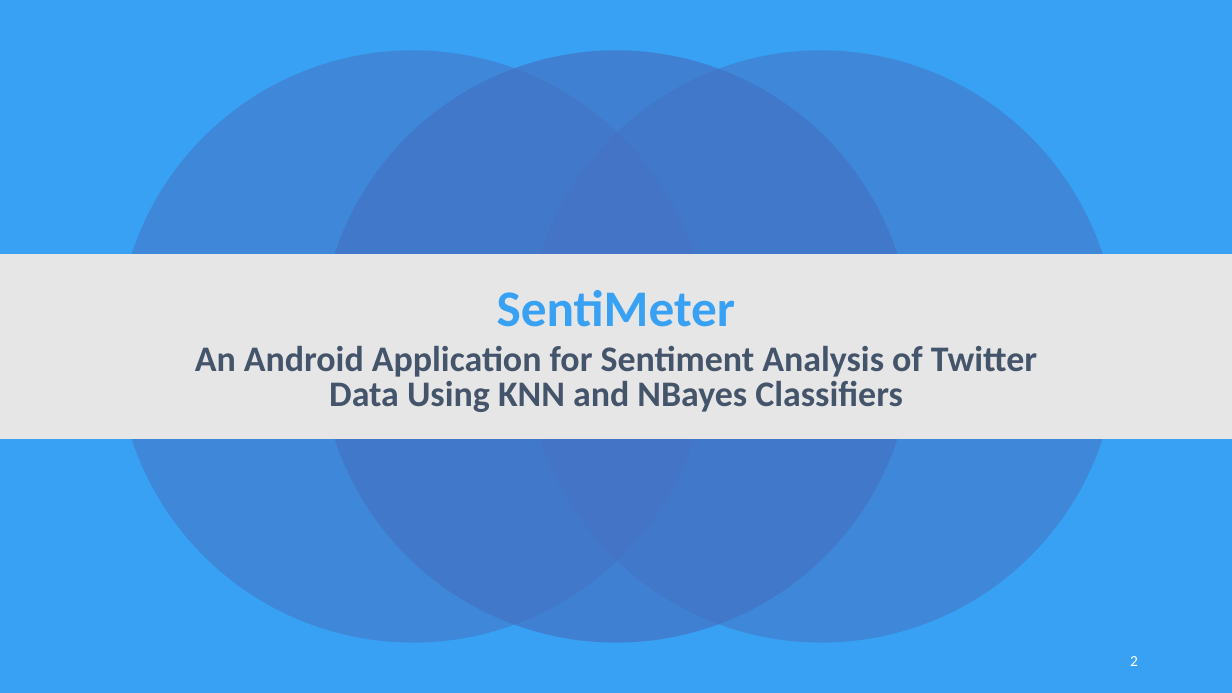
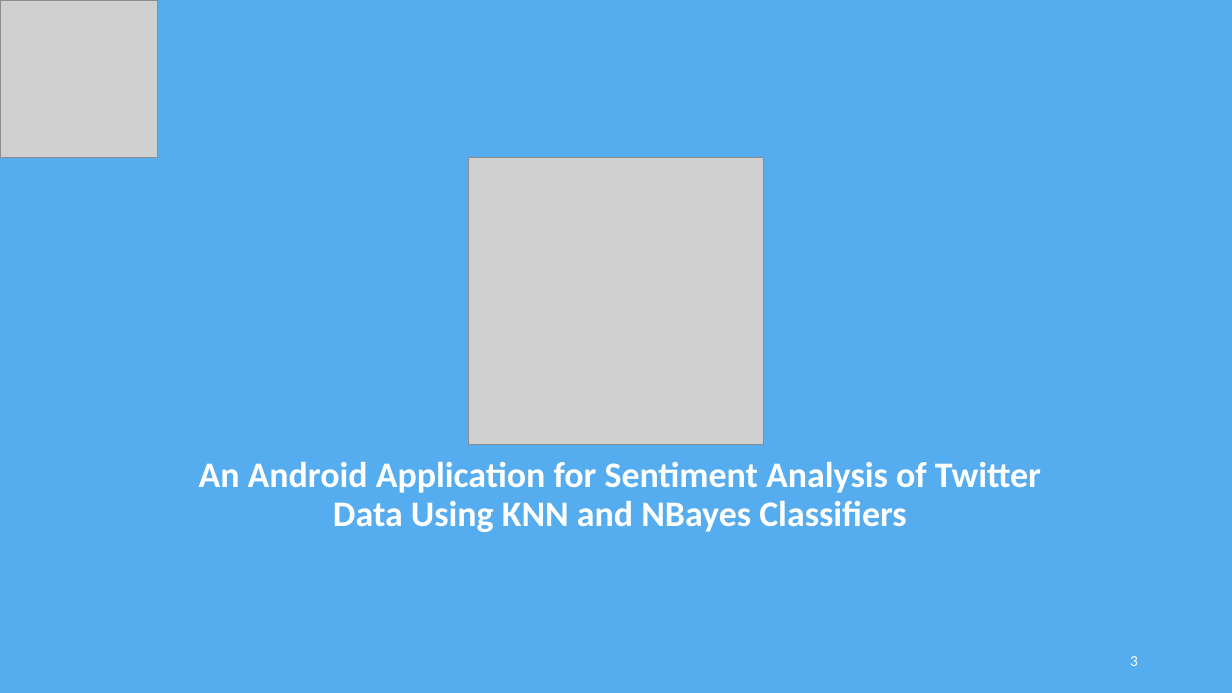
Before and after one commit to poshan0126/SentiMeter_Proposal_Documents, a slide deck: slide 3 of Project-Presentation.pptx (slide 2 before the commit). Drawn at 1232x693 pixels with LibreOffice and Linux fonts; fonts in the diff are those of the drawing; grey boxes stand for pictures. Boxes give left, top, right and bottom in pixels: in the first picture for what was removed or moved away, otherwise in the second. Text is boxed around its words. In the diff, an @@ line names an element or a change of style, - is before the commit and + after.

```diff
--- a/Project-Presentation.pptx
+++ b/Project-Presentation.pptx
@@ background #38A1F3 to #55ACEF @@
@@ picture added at <box>0,0,158,158</box> @@
@@ ellipse removed at <box>116,51,709,643</box> @@
@@ ellipse removed at <box>320,51,912,643</box> @@
@@ ellipse removed at <box>525,51,1117,643</box> @@
@@ text "SentiMeter": place and size @@
-text "SentiMeter" at <box>195,290,1037,412</box>
+text "SentiMeter" at <box>199,444,1041,532</box>
@@ text "SentiMeter" at <box>199,444,1041,532</box>: size 40 to 36 pt, text colour #38A1F3 to #FFFFFF, underline on in "SentiMeter"; text colour #44546A to #FFFFFF in "An Android Application for Sentiment Analysis of ..."; line spacing 0.8 to 0.9 @@
@@ picture added at <box>469,158,764,445</box> @@
@@ rectangle removed at <box>0,254,1232,439</box> @@
@@ page number at <box>1130,656,1138,666</box>: text changed @@
-2
+3
```
Also in this commit, not shown: 15 other slides changed, 4 slides added, 2 slides removed, 2 other files.
